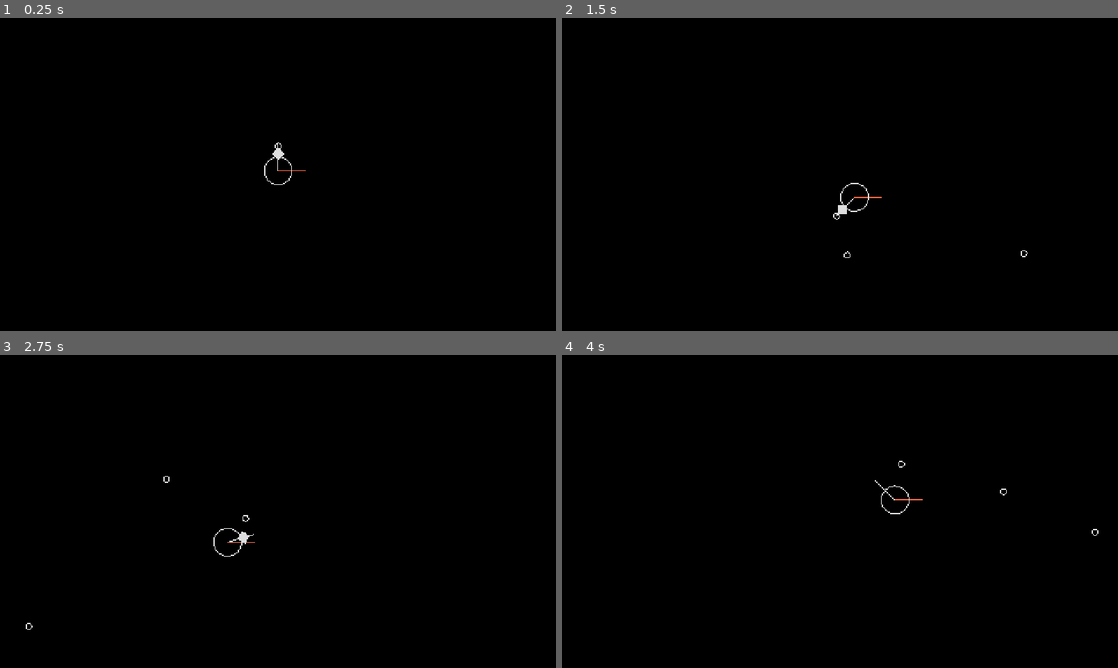
Above: before the commit, frames 1-4 (two rows, left to right).
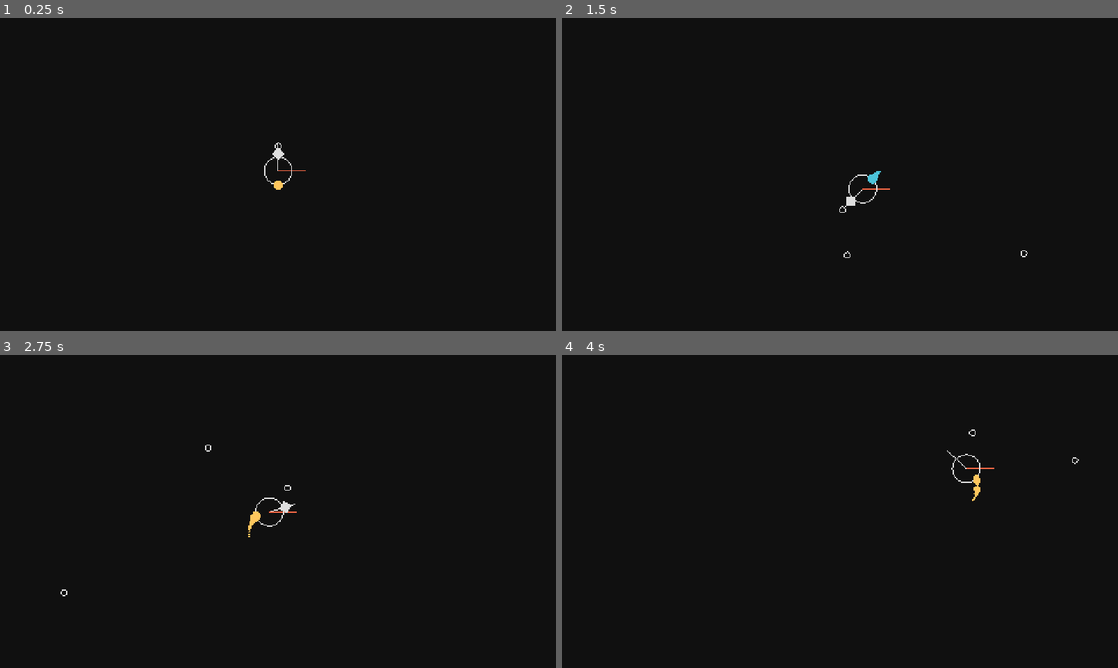
Above: after the commit, the same moments.

Repository: KowalewskajA/GdPath
Game: Godot game, scene res://Game.tscn
Two runs of this game, one before a commit and one after it. Both use one fixed random seed, a clock stepped at 60 frames per second and the inputs below. The project has no main scene, so this scene is started directly.
Inputs:
- Up to frame 1 (0.25 s): no input
- Up to frame 2 (1.5 s): tap Enter at 0.5 s; hold Right (right) 0.53-1.28 s; hold Down (speed_down, bound only after the commit) from 1.28 s (still down)
- Up to frame 3 (2.75 s): release Down (speed_down, bound only after the commit) at 2.03 s; hold Right (right) from 2.03 s (still down)
- Up to frame 4 (4 s): release Right (right) at 2.78 s; hold Up (speed_up, bound only after the commit) 2.78-3.53 s; hold Left (left) from 3.53 s (still down)

The runs differ from the first frame. In frame 1, less than 0.1% of the frame differs, in the area x 49-51%, y 52-55%; in frame 2, 0.3%; in frame 3, 0.4%, in the area x 4-54%, y 28-88%; in frame 4, 0.3%.

Commit message:
Player Basics II
Followed along again.
Got: the flash effect and basic tick mechanic and trails in refactored some stuff and continued reading

Overall:
	- changed the "init()" of all GameObjects to use _area to get rid of some warnings
	- added a Templates folder with .gdignore to learn how templating works (https://docs.godotengine.org/en/stable/tutorials/scripting/creating_script_templates.html)

Utility/Globals.gd:
	-moved the instance of "ExtendedCamera" here, as other objects should have access to it for screenshake

Scenes/Stage.gd:
	- removed the "ExtendedCamera" and changed the "shake" to work accordingly

Utility/ExtendedCamera.gd:
	-created a "flash(frames:int)" function that adds a ColorRect to "root" that achieves the effect for "frames/60" second
	-changed "flash"  to "flash(seconds:float)" takes time in second

Objects/Player.gd:
	- finalised the death effect
	- changed and added timer for "tick" and "trail"
	- added tick trail functions
	- DRY: "_create_timer(variable, name:String, time:float, function:Callable)"

Objects/TickEffect.gd:
	- visualisation for the "tick"

Objects/TrailParticle.gd:
	- an effect that is used for trails, shrinking circles

Diff:
--- a/Objects/ExplosionParticle.gd
+++ b/Objects/ExplosionParticle.gd
@@ -7,8 +7,8 @@
 var v:int = randi_range(75, 150)
 var d:float = randf_range(0.3, 0.5)
 
-func _init(area, x=0, y=0, opts={}):
-	super(area, x, y, opts)
+func _init(_area, x=0, y=0, opts={}):
+	super(_area, x, y, opts)
 	name = "ExplosionParticle-" + str(G.get_id())
 
 # Called when the node enters the scene tree for the first time.
--- a/Objects/Player.gd
+++ b/Objects/Player.gd
@@ -4,13 +4,23 @@
 var h:int
 var r:float = -PI/2
 var rv:float = 1.66*PI
+
 var v:float = 0
-var max_v:float = 100
+var base_max_v:float = 100
+var max_v:float = base_max_v
 var a: float = 100
+
 var body:CharacterBody2D
 
-func _init(area, x=0, y=0, opts={}):
-	super(area, x, y, opts)
+var shoot_timer:Timer
+var tick_timer:Timer
+var trail_timer:Timer
+
+var trail_color:Color = G.sp_color
+var boosting:bool = false
+
+func _init(_area, x=0, y=0, opts={}):
+	super(_area, x, y, opts)
 	name = "Player-" + str(G.get_id())
 
 # Called when the node enters the scene tree for the first time.
@@ -23,22 +33,29 @@
 	shape.set_radius(w)
 	body.shape_owner_add_shape(shape_owner_id, shape)
 	add_child(body)
-	timer = Timer.new()
-	timer.name = "ShootTimer"
-	timer.set_autostart(true)
-	timer.set_wait_time(0.24)
-	timer.timeout.connect(shoot)
-	add_child(timer)
+	_create_timer(shoot_timer, "ShootTimer", 0.24, shoot)
+	_create_timer(tick_timer, "TickTimer", 5.00, tick)
+	_create_timer(trail_timer, "TrailTimer", 0.01, trail)
 
 # Called every frame. 'delta' is the elapsed time since the previous frame.
 func _physics_process(delta):
+	max_v = base_max_v
+	trail_color = G.sp_color
+	if Input.is_action_pressed("speed_up"):
+		max_v = 1.5 * base_max_v
+		trail_color = G.hp_color
+	if Input.is_action_pressed("speed_down"):
+		max_v = 0.5 * base_max_v
+		trail_color = G.bo_color
 	if Input.is_action_pressed("left"):
 		r = r - rv * delta
 	if Input.is_action_pressed("right"):
 		r = r + rv * delta
+
 	v = min(v + a * delta, max_v)
 	position = Vector2(position.x + v * delta * cos(r), position.y + v * delta * sin(r))
 	body.position = position
+
 	var gp = global_position
 	if gp.x < -w or gp.x > G.gw + w or gp.y < -h or gp.y > G.gh + h:
 		if !dead:
@@ -64,6 +81,8 @@
 	for i:int in range(randi_range(8, 12)):
 		area.add_gameobject(ExplosionParticle, position.x, position.y)
 	G.slow(0.15, 1)
+	G.camera.shake(6, 60, 0.4)
+	G.camera.flash(0.033) #2/60
 
 func shoot():
 	var d = 1.2 * w
@@ -117,4 +136,27 @@
 #		position.y + 1.5 * d * sin(r) - 8 * sin(r + PI/2),
 #		{r = r}
 #	)
-	pass
+
+func tick():
+	area.add_gameobject(TickEffect, position.x, position.y, {parent = self})
+
+func trail():
+	area.add_gameobject(
+		TrailParticle,
+		position.x - w * cos(r),
+		position.y - h * sin(r),
+		{
+			parent = self,
+			r = randi_range(2, 4),
+			d = randf_range(0.15, 0.25),
+			color = trail_color
+		}
+	)
+
+func _create_timer(variable, variable_name:String, time:float, function:Callable):
+	variable = Timer.new()
+	variable.name = variable_name
+	variable.set_autostart(true)
+	variable.set_wait_time(time)
+	variable.timeout.connect(function)
+	add_child(variable)
--- a/Objects/Projectile.gd
+++ b/Objects/Projectile.gd
@@ -7,8 +7,8 @@
 var body: CharacterBody2D
 var shape: CircleShape2D
 
-func _init(area, x=0, y=0, opts={}):
-	super(area, x, y, opts)
+func _init(_area, x=0, y=0, opts={}):
+	super(_area, x, y, opts)
 	name = "Projectile-" + str(G.get_id())
 
 # Called when the node enters the scene tree for the first time.
--- a/Objects/ProjectileDeathEffect.gd
+++ b/Objects/ProjectileDeathEffect.gd
@@ -4,8 +4,8 @@
 var timer_status:int  = 1
 var color:Color = G.de_color
 
-func _init(area, x=0, y=0, opts={}):
-	super(area, x, y, opts)
+func _init(_area, x=0, y=0, opts={}):
+	super(_area, x, y, opts)
 	name = "ProjectileDeathEffect-" + str(G.get_id())
 
 # Called when the node enters the scene tree for the first time.
@@ -19,7 +19,7 @@
 	add_child(timer)
 
 # Called every frame. 'delta' is the elapsed time since the previous frame.
-func _process(delta):
+func _process(_delta):
 	queue_redraw()
 
 func _draw():
--- a/Objects/ShootEffect.gd
+++ b/Objects/ShootEffect.gd
@@ -5,8 +5,8 @@
 var d:float
 var r:float
 
-func _init(area, x=0, y=0, opts={}):
-	super(area, x, y, opts)
+func _init(_area, x=0, y=0, opts={}):
+	super(_area, x, y, opts)
 	name = "ShootEffect-" + str(G.get_id())
 
 # Called when the node enters the scene tree for the first time.
--- /dev/null
+++ b/Objects/TickEffect.gd
@@ -0,0 +1,28 @@
+class_name TickEffect extends GameObject
+
+var parent:Node2D
+var w:int = 48
+var h:int = 32
+var offset:int = 0
+
+func _init(_area, x=0, y=0, opts={}):
+	super(_area, x, y, opts)
+	name = "TickEffect-" + str(G.get_id())
+
+# Called when the node enters the scene tree for the first time.
+func _ready():
+	tween=create_tween()
+	tween.set_ease(Tween.EASE_IN_OUT)
+	tween.set_parallel()
+	tween.tween_property(self, "h", 0, 0.13)
+	tween.tween_property(self, "offset", 30, 0.13)
+	tween.finished.connect(func(): dead = true)
+
+# Called every frame. 'delta' is the elapsed time since the previous frame.
+func _process(_delta):
+	if is_instance_valid(parent):
+		position = parent.position
+	queue_redraw()
+
+func _draw():
+	draw_rect(Rect2(-w/2, -h/2 - offset, w, h), G.de_color)
--- /dev/null
+++ b/Objects/TrailParticle.gd
@@ -0,0 +1,26 @@
+class_name TrailParticle extends GameObject
+
+# every variable that should be set-able at creation via opts Dictionary has to be set here
+var r:int = randi_range(4, 6)
+var d:float = randf_range(0.3, 0.5)
+var color:Color = G.de_color
+
+func _init(_area, x=0, y=0, opts={}):
+	super(_area, x, y, opts)
+	name = "TrailParticle" + str(G.get_id())
+
+# Called when the node enters the scene tree for the first time.
+func _ready():
+	tween=create_tween()
+	tween.set_ease(Tween.EASE_IN_OUT)
+	tween.set_trans(Tween.TRANS_LINEAR)
+	tween.tween_property(self, "r", 0, d)
+	tween.finished.connect(func(): dead = true)
+
+# Called every frame. 'delta' is the elapsed time since the previous frame.
+func _process(_delta):
+	queue_redraw()
+
+# Your draw code goes here
+func _draw():
+	draw_circle(Vector2.ZERO, r, color)
--- a/Scenes/Stage.gd
+++ b/Scenes/Stage.gd
@@ -7,6 +7,8 @@
 var player:Player
 
 var controls = {
+	"speed_up": [KEY_UP, KEY_W],
+	"speed_down": [KEY_DOWN, KEY_S],
 	"left": [KEY_LEFT, KEY_A],
 	"right": [KEY_RIGHT, KEY_D],
 	"destroy": [KEY_F3],
@@ -23,9 +25,6 @@
 	area = Area.new()
 	area.name = "Area"
 	add_child(area)
-	camera = ExtendedCamera.new()
-	add_child(camera)
-	camera.set("position", Vector2(G.gw/2, G.gh/2))
 	player = area.add_gameobject(Player, G.gw/2, G.gh/2, {w=12, h=12})
 
 # Called every frame. 'delta' is the elapsed time since the previous frame.
@@ -35,7 +34,7 @@
 	if Input.is_action_just_pressed("destroy") and is_instance_valid(player):
 		player.die()
 	if Input.is_action_just_pressed("shake"):
-		camera.shake(2, 60, 2)
+		G.camera.shake(2, 60, 2)
 	if Input.is_action_just_pressed("shutdown"):
 		get_tree().quit()
 	queue_redraw()
--- /dev/null
+++ b/Templates/GameObject/defGameObject.gd
@@ -0,0 +1,22 @@
+# meta-name: default script GameOject
+# meta-description: This is the dafult script for every gameobject that is extending GameObject
+# meta-default: true
+class_name DEF extends _BASE_
+
+# every variable that should be set-able at creation via opts Dictionary has to be set here
+
+func _init(_area, x=0, y=0, opts={}):
+	super(_area, x, y, opts)
+	name = "DEF-" + str(G.get_id())
+
+# Called when the node enters the scene tree for the first time.
+func _ready() -> void:
+	pass # Replace with function body.
+
+# Called every frame. 'delta' is the elapsed time since the previous frame.
+func _process(_delta: float) -> void:
+	queue_redraw()
+
+# Your draw code goes here
+func _draw() -> void:
+	pass
--- a/Utility/Area.gd
+++ b/Utility/Area.gd
@@ -26,8 +26,8 @@
 		if is_instance_valid(game_objects[index-1]) == true:
 			var game_object = game_objects[index-1]
 			var i = game_object.get("name").find("-")
-			var name = game_object.get("name").left(i)
-			if name in dict:
+			var _name = game_object.get("name").left(i)
+			if _name in dict:
 				dict[name] += 1
 			else:
 				dict[name] = 1
--- a/Utility/ExtendedCamera.gd
+++ b/Utility/ExtendedCamera.gd
@@ -12,13 +12,19 @@
 var end_time:float
 var current_time:float
 
+var root:Node
+var rect:ColorRect
+var timer:Timer
+
 func _init():
 	name = "exCamera"
 
 # Called when the node enters the scene tree for the first time.
 func _ready():
-	#shake(4, 60, 1)
-	pass # Replace with function body.
+	root = get_node('/root')
+
+func _draw():
+	draw_rect(Rect2(Vector2(-0.5 * G.gw, -0.5 * G.gh), Vector2(G.gw,G.gh)), G.bg_color)
 
 # Called every frame. 'delta' is the elapsed time since the previous frame.
 func _process(delta):
@@ -57,3 +63,18 @@
 	var s0 = floori(s)
 	var s1 = s0 + 1
 	return (samples[s0] + (s - s0)*(samples[s1] - samples[s0])) * (1 - percentage)
+
+func flash(seconds:float):
+	rect = ColorRect.new()
+	rect.set_size(Vector2(G.gw, G.gh))
+	rect.set_color(G.bg_color)
+	root.add_child(rect)
+	timer = Timer.new()
+	timer.set_autostart(true)
+	timer.set_wait_time(seconds)
+	timer.timeout.connect(
+		func():
+			rect.queue_free()
+			timer.queue_free()
+	)
+	add_child(timer)
--- a/Utility/GameObject.gd
+++ b/Utility/GameObject.gd
@@ -8,7 +8,6 @@
 func _init(a, x=0, y=0, opts={}):
 	area = a
 	position = Vector2(x, y)
-	timer
 	dead = false
 	if opts.size() > 0:
 		for key in opts:
--- a/Utility/Globals.gd
+++ b/Utility/Globals.gd
@@ -16,6 +16,8 @@
 
 var obj_counter = 0
 
+var camera:ExtendedCamera
+
 # Called when the node enters the scene tree for the first time.
 func _ready():
 	game_width = ProjectSettings.get_setting("display/window/size/viewport_width")
@@ -24,6 +26,10 @@
 
 	gw = game_width / game_scale
 	gh = game_height / game_scale
+
+	camera = ExtendedCamera.new()
+	add_child(camera)
+	camera.set("position", Vector2(G.gw/2, G.gh/2))
 
 # Called every frame. 'delta' is the elapsed time since the previous frame.
 func _process(_delta):
--- a/project.godot
+++ b/project.godot
@@ -26,6 +26,10 @@
 window/stretch/mode="viewport"
 window/stretch/scale=4.0
 
+[editor]
+
+script/templates_search_path="res://Templates"
+
 [physics]
 
 3d/default_gravity=0.0
Not shown, added: Templates/.gdignore
